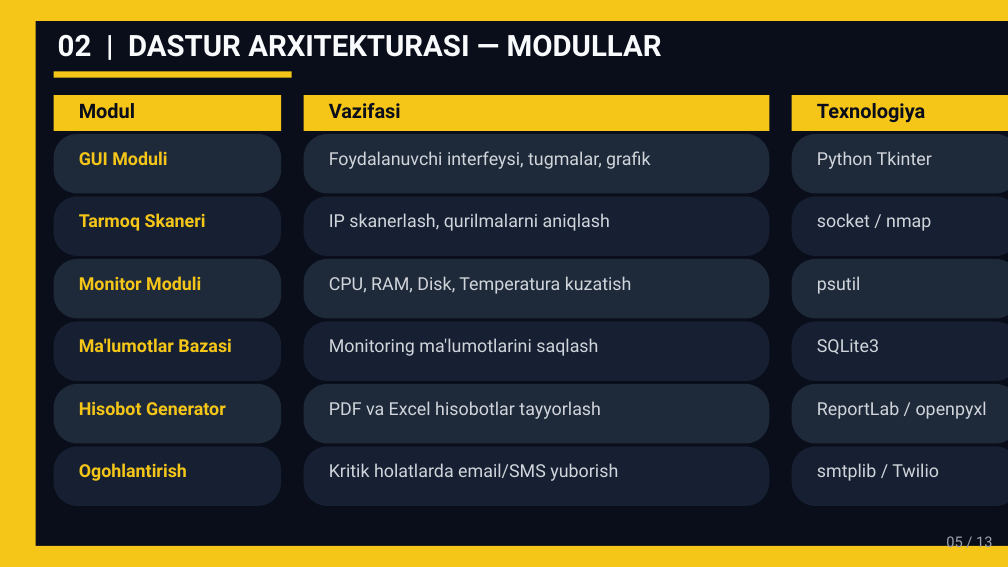
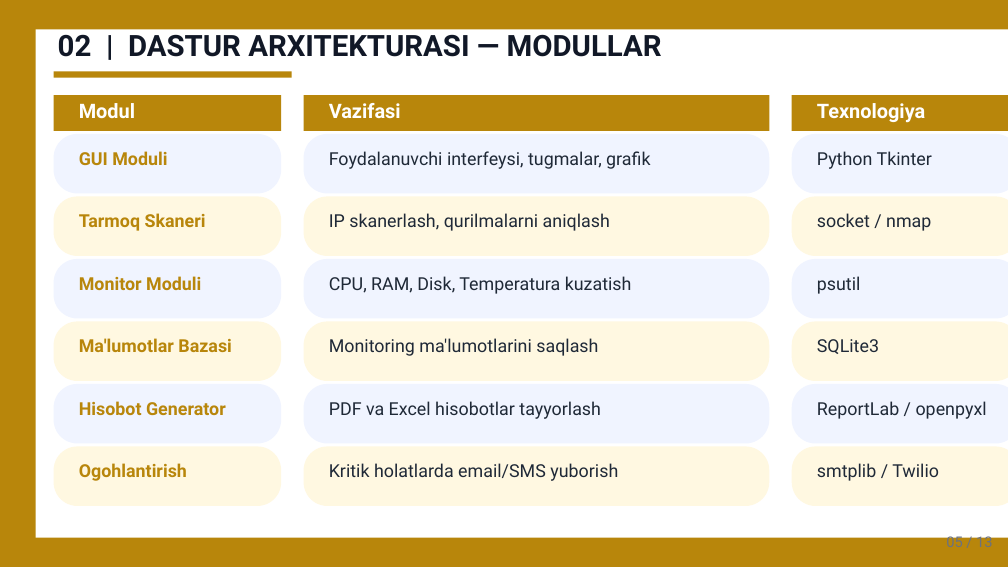
Before and after one commit to safarovman/paket-, a slide deck: slide 5 of loyiha_ishi.pptx. Drawn at 1008x567 pixels with LibreOffice and Linux fonts; fonts in the diff are those of the drawing. Boxes give left, top, right and bottom in pixels: in the first picture for what was removed or moved away, otherwise in the second. Text is boxed around its words. In the diff, an @@ line names an element or a change of style, - is before the commit and + after.

```diff
--- a/loyiha_ishi.pptx
+++ b/loyiha_ishi.pptx
@@ background #F9FAFB to #FFFFFF @@
@@ rectangle: place and size @@
-rectangle at (0, 0, 1008, 21)
+rectangle at (0, 0, 1008, 29)
@@ rectangle: place and size @@
-rectangle at (0, 0, 36, 567)
+rectangle at (0, 29, 11, 538)
@@ rectangle removed at (0, 0, 1008, 567) @@
@@ rectangle added at (0, 0, 36, 567), fill #B8860B @@
@@ text "02 | DASTUR ARXITEKTURASI — ..." at (58, 29, 662, 57): text colour #F9FAFB to #111827 @@
@@ rectangle: place and size @@
-rectangle at (54, 95, 281, 131)
+rectangle at (54, 71, 292, 77)
@@ fill #F5C518 to #B8860B in 7 elements at (0, 0, 1008, 29), (0, 538, 1008, 567), (0, 29, 11, 538), (54, 71, 292, 77), (304, 95, 770, 131), (792, 95, 1008, 131), (54, 95, 281, 131) @@
@@ rectangle: place and size @@
-rectangle at (54, 71, 292, 77)
+rectangle at (54, 95, 281, 131)
@@ text colour #0A0E1A to #FFFFFF in 3 elements at (79, 103, 135, 119), (329, 103, 401, 119), (817, 103, 925, 123) @@
@@ fill #1E2A3A to #F0F4FF in 9 elements at (54, 134, 281, 194), (304, 134, 770, 194), (792, 134, 1008, 194), (54, 259, 281, 319), (304, 259, 770, 319), (792, 259, 1008, 319), (54, 384, 281, 444), (304, 384, 770, 444), (792, 384, 1008, 444) @@
@@ fill #162032 to #FFF8E1 in 9 elements at (54, 197, 281, 256), (304, 197, 770, 256), (792, 197, 1008, 256), (54, 321, 281, 381), (304, 321, 770, 381), (792, 321, 1008, 381), (54, 447, 281, 507), (304, 447, 770, 507), (792, 447, 1008, 507) @@
@@ text colour #F5C518 to #B8860B in 6 elements at (79, 151, 167, 165), (79, 213, 206, 231), (79, 276, 201, 290), (79, 338, 232, 352), (79, 401, 226, 415), (79, 463, 187, 481) @@
@@ text colour #D1D5DB to #1F2937 in 12 elements at (329, 151, 650, 169), (817, 151, 932, 169), (329, 213, 610, 231), (817, 213, 931, 231), (329, 276, 632, 294), (817, 276, 861, 294), (329, 338, 598, 356), (817, 339, 879, 354), (329, 401, 601, 419), (817, 401, 987, 419), (329, 463, 618, 481), (817, 463, 939, 481) @@
@@ rectangle: place and size @@
-rectangle at (0, 546, 1008, 567)
+rectangle at (0, 538, 1008, 567)
@@ text "05 / 13" at (946, 533, 993, 547): text colour #9CA3AF to #6B7280 @@
```
Also in this commit, not shown: 12 other slides changed.
